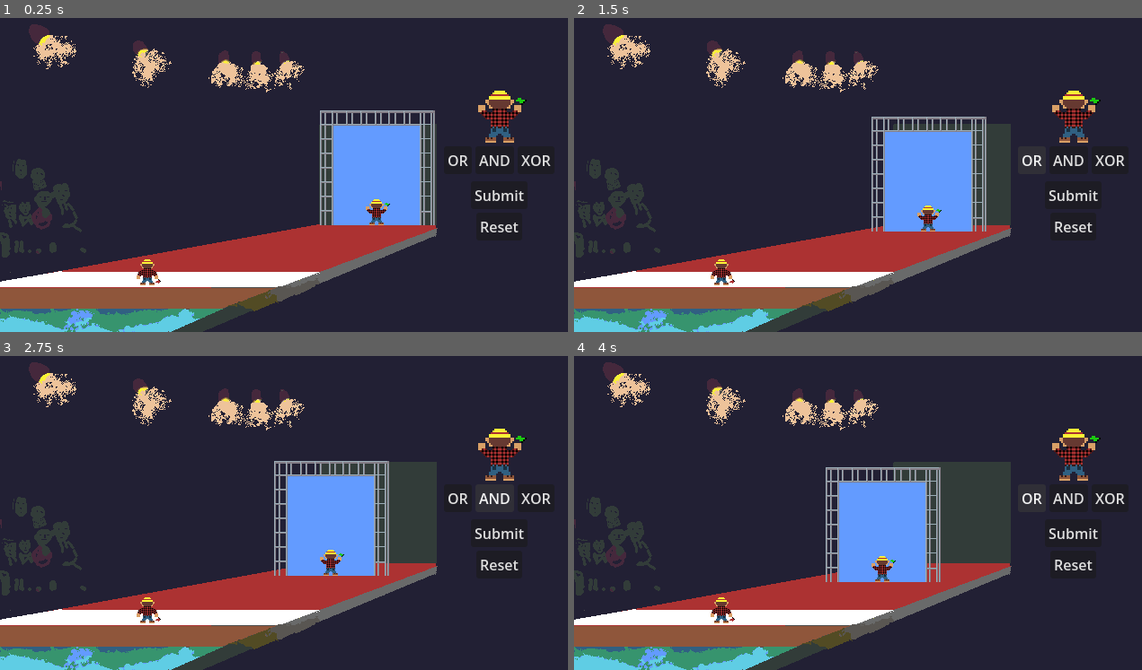
Above: before the commit, frames 1-4 (two rows, left to right).
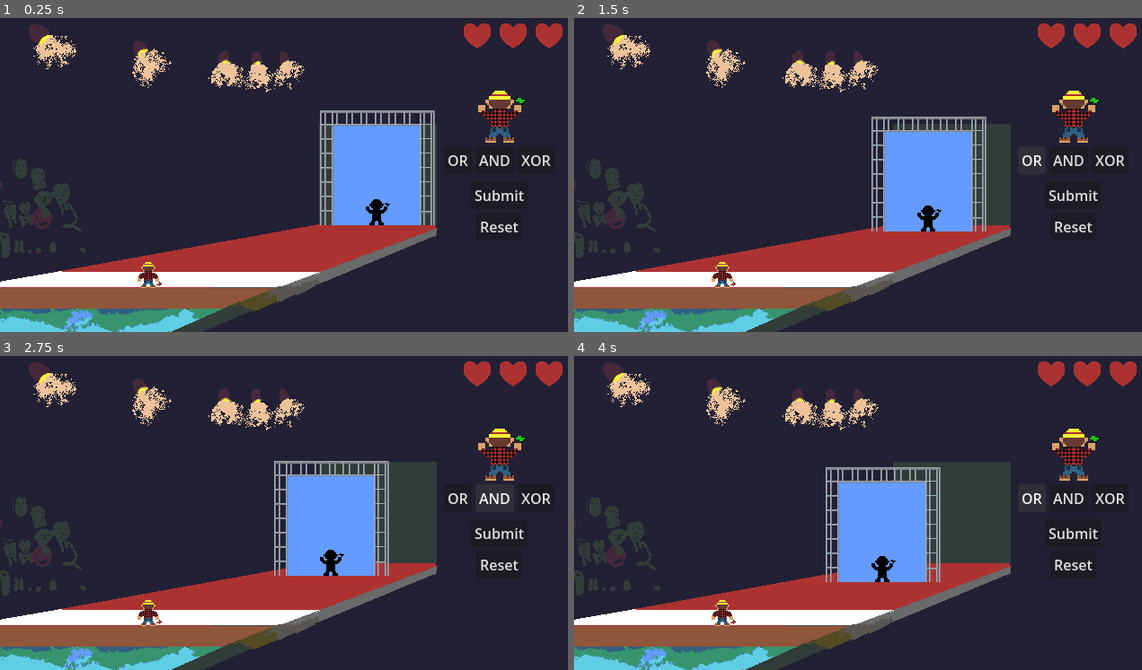
Above: after the commit, the same moments.

Repository: adhan-razzaque/ggj-2026
Game: Godot game, scene res://level/level_ui_base.tscn
Two runs of this game, one before a commit and one after it. Both use one fixed random seed, a clock stepped at 60 frames per second and the inputs below. This scene is started directly instead of the project's main scene.
Inputs:
- Up to frame 1 (0.25 s): no input
- Up to frame 2 (1.5 s): click "Submit" at 0.5 s; click "OR" at 1.25 s
- Up to frame 3 (2.75 s): click "AND" at 2 s
- Up to frame 4 (4 s): click "XOR" at 2.75 s; click "OR" at 3.5 s

The runs differ from the first frame. In frame 1, 1.2% of the frame differs, in the area x 24-100%, y 1-86%; in frame 2, 1.2%; in frame 3, 1.2%; in frame 4, 1.2%.

Commit message:
Prototype endless mode

Diff:
--- a/level/level.gd
+++ b/level/level.gd
@@ -7,7 +7,7 @@
 signal new_answer_selected(new_answer: FlagHolders)
 signal new_choice_selected(new_choice: FlagHolders)
 signal level_complete()
-signal level_lost()
+signal level_lost(score: int)
 signal level_lives_changed(lives_left: int)
 
 # Properties
@@ -22,6 +22,7 @@
 var success_phrases: Array[String] = []
 var rounds: Array[Round] = []
 var current_round_index: int = -1
+var score: int = 0
 @onready var timer: Timer = $Timer as Timer
 @onready var audio_player: AudioStreamPlayer = $AudioStreamPlayer
 
@@ -77,7 +78,6 @@
 
 	start_round()
 
-
 func start_round() -> void:
 	current_round.round_over.connect(_on_round_over)
 	current_round.player_state_changed.connect(_on_player_state_changed)
@@ -115,6 +115,7 @@
 		var success_string: String = success_phrases.pick_random()
 		success_phrase.emit(success_string)
 		audio_player.stop()
+		score += 1
 		next_round()
 		return
 
@@ -123,7 +124,7 @@
 		level_lives_changed.emit(lives)
 
 	if lives == 0:
-		level_lost.emit()
+		level_lost.emit(score)
 		return
 
 	print_debug("You lost, try again...")
--- a/level/level_ui_base.tscn
+++ b/level/level_ui_base.tscn
@@ -6,6 +6,7 @@
 [ext_resource type="PackedScene" uid="uid://dckd2y6i0iely" path="res://round/round.tscn" id="4_tlipp"]
 [ext_resource type="PackedScene" uid="uid://cd0wkkmk0h4of" path="res://player/player_display.tscn" id="6_qotdi"]
 [ext_resource type="Texture2D" uid="uid://c1rg8ef2plspr" path="res://level/background.png" id="6_ug7r8"]
+[ext_resource type="Texture2D" uid="uid://cmxonrh1sd7cp" path="res://player/heart.png" id="7_ug7r8"]
 
 [sub_resource type="ButtonGroup" id="ButtonGroup_qotdi"]
 
@@ -18,14 +19,17 @@
 [node name="Wall" parent="." unique_id=980710243 instance=ExtResource("1_tlipp")]
 position = Vector2(420, 177)
 
+[node name="CorrectDisplay" parent="Wall/WallSprite" parent_id_path=PackedInt32Array(980710243, 1715877714) index="0" unique_id=699561014]
+set_black = true
+
 [node name="Line2D" parent="Wall" index="1" unique_id=264821457]
 points = PackedVector2Array(0, 0, -254, 70)
 
 [node name="PlayerDisplay" parent="." unique_id=786894169 instance=ExtResource("6_qotdi")]
-offset_left = 30.0
-offset_top = 276.0
-offset_right = 299.0
-offset_bottom = 308.0
+offset_left = 31.0
+offset_top = 279.0
+offset_right = 300.0
+offset_bottom = 311.0
 
 [node name="ControlsUIContainer" type="MarginContainer" parent="." unique_id=505083090 node_paths=PackedStringArray("operator_container", "choice_container", "submit_button", "reset_button")]
 offset_left = 485.0
@@ -76,6 +80,20 @@
 [node name="Round" parent="LevelBase" unique_id=199965638 instance=ExtResource("4_tlipp")]
 operators = Array[int]([0, 1, 2])
 
+[node name="Hearts" type="Node2D" parent="." unique_id=1142628102]
+position = Vector2(571, 30)
+
+[node name="Heart1" type="Sprite2D" parent="Hearts" unique_id=657841490]
+texture = ExtResource("7_ug7r8")
+
+[node name="Heart2" type="Sprite2D" parent="Hearts" unique_id=255694208]
+position = Vector2(40, 0)
+texture = ExtResource("7_ug7r8")
+
+[node name="Heart3" type="Sprite2D" parent="Hearts" unique_id=608624769]
+position = Vector2(-40, 0)
+texture = ExtResource("7_ug7r8")
+
 [connection signal="new_answer_selected" from="LevelBase" to="Wall/WallSprite/CorrectDisplay" method="build_player_texture"]
 [connection signal="new_choice_selected" from="LevelBase" to="ControlsUIContainer/VBoxContainer/ChoiceDisplay" method="build_player_texture"]
 [connection signal="new_player_selected" from="LevelBase" to="PlayerDisplay" method="build_player_texture"]
--- a/player/player_display.gd
+++ b/player/player_display.gd
@@ -7,6 +7,8 @@
 @export var sprites_2bit: Array[CompressedTexture2D]
 
 @onready var hbox_container: HBoxContainer = $HBoxContainer
+
+@export var set_black: bool = false
 
 func build_player_texture(from_flags: FlagHolders) -> void:
 	print_debug("Building texture")
@@ -27,6 +29,8 @@
 		new_texture.texture = sprite_from_value(this_value, width == 1)
 		new_texture.expand_mode = TextureRect.EXPAND_FIT_WIDTH_PROPORTIONAL
 		new_texture.stretch_mode = TextureRect.STRETCH_SCALE
+		if set_black:
+			new_texture.modulate = Color.BLACK
 		width -= 2
 		texture_rects.push_front(new_texture)
 
--- a/round/flag_holders.gd
+++ b/round/flag_holders.gd
@@ -3,7 +3,6 @@
 
 # Constants
 const MAX_WIDTH: int = 8
-const MAX_WIDTH_MASK: int = 2**MAX_WIDTH
 
 # Variables
 
@@ -12,20 +11,27 @@
 var flags: int
 
 ## The number of flag holders in this, aka the bit width
-@export_range(0, MAX_WIDTH) var width: int
+@export_range(1, MAX_WIDTH) var width: int
+
+var width_mask: int:
+	get:
+		return (1 << width) - 1
 
 ## Constructor.
 ## init_flags is a binary value where 1 corresponds to green flag and 0 corresponds
 ## to red flag, should be no longer than MAX_WIDTH bits wide.
 ## set_width is the number of flag holders to use, i.e, the bit width, should be no
 ## no more than MAX_WIDTH
-func _init(init_flags: int = 0b0, set_width: int = 0):
-	if ((init_flags & ~MAX_WIDTH_MASK) > 0):
-		print_debug("Flags is too large, masking to max width")
-		init_flags = init_flags & 0xFF
+func _init(init_flags: int = 0b0, set_width: int = 1):
 	if (set_width > MAX_WIDTH):
 		print_debug("Bit width is too large, capping to max width")
 		set_width = max(set_width, MAX_WIDTH)
+	if ((init_flags & ~width_mask) > 0):
+		print_debug("Flags is too large, masking to max width")
+		init_flags = init_flags & width_mask
 
 	self.flags = init_flags
 	self.width = set_width
+
+func randomize_flags():
+	flags = randi() & width_mask
--- a/round/round.gd
+++ b/round/round.gd
@@ -40,12 +40,19 @@
 @export var is_ordered: bool
 
 ## The rate at which the wall moves with the tick rate; does not move at 0
-@export_range(0, 4, 0.25, "suffix:steps") var wall_movement_rate: float = 0.
+@export_range(0, 1, 0.01, "suffix:steps") var wall_movement_rate: float = 0.
 
 ## That limit wall can reach before game is over
 @export var wall_limit: int = 10
 
 @export var wall_move_delay: float = 3.0
+
+@export_category("Endless Mode")
+
+@export var min_iterations: int = 2
+@export var max_target_iterations: int = 5
+@export_range(0, 1, 0.01, "suffix:steps") var max_wall_rate: float = 1.0
+@export var wall_rate_increase_step: float = 0.1
 
 # Variables
 
@@ -115,11 +122,12 @@
 	wall_moved.emit(wall_position)
 	wall_tick -= wall_movement
 
-	var lost_round: bool = !(wall_position < wall_limit)
-	if (!lost_round):
+	var wall_at_end: bool = !(wall_position < wall_limit)
+	if (!wall_at_end):
 		return
 
-	end_game(false)
+	var won_round: bool = current_flags.flags == correct_answer.flags
+	end_game(won_round)
 
 ## Resets stored answer to the start point
 func reset_answer() -> void:
@@ -132,24 +140,43 @@
 		print_debug("Operator %s was not in the list of choices" % Operators.find_key(operator))
 		return
 
-	match operator:
-		Operators.OR:
-			current_flags.flags |= answer_choice.flags
-		Operators.AND:
-			current_flags.flags &= answer_choice.flags
-		Operators.XOR:
-			current_flags.flags ^= answer_choice.flags
-		_:
-			print_debug("Invalid operator provided")
-			return
+	print_debug(current_flags.flags)
+	current_flags.flags = apply_operator(operator, current_flags.flags, answer_choice.flags)
+	print_debug(current_flags.flags)
 
 	player_state_changed.emit(current_flags)
 
-	var won_round: bool = current_flags.flags == correct_answer.flags
-	if (!won_round):
-		return
 
-	end_game(won_round)
+func apply_operator(operator: Operators, lhs: int, rhs: int) -> int:
+	match operator:
+		Operators.OR:
+			return lhs | rhs
+		Operators.AND:
+			return lhs & rhs
+		Operators.XOR:
+			return lhs ^ rhs
+		_:
+			print_debug("Invalid operator provided")
+	push_error("Invalid operator provided")
+	return 0
+
+func increase_wall_rate() -> void:
+	wall_movement_rate += wall_rate_increase_step
+	wall_movement_rate = min(wall_movement_rate, max_wall_rate)
 
 func randomize_round() -> void:
-	pass
+	start_point.randomize_flags()
+	answer_choice.randomize_flags()
+
+	var iterations: int = randi_range(min_iterations, max_target_iterations)
+	var result: int = start_point.flags
+	for x in range(iterations):
+		var random_operator: Operators = operators.pick_random()
+		result = apply_operator(random_operator, result, answer_choice.flags)
+
+	# few more iterations if we land at the same value
+	while result == start_point.flags:
+		var random_operator: Operators = operators.pick_random()
+		result = apply_operator(random_operator, result, answer_choice.flags)
+
+	correct_answer.flags = result
Binary file added: player/heart.png
Not shown, added: player/heart.png.import
